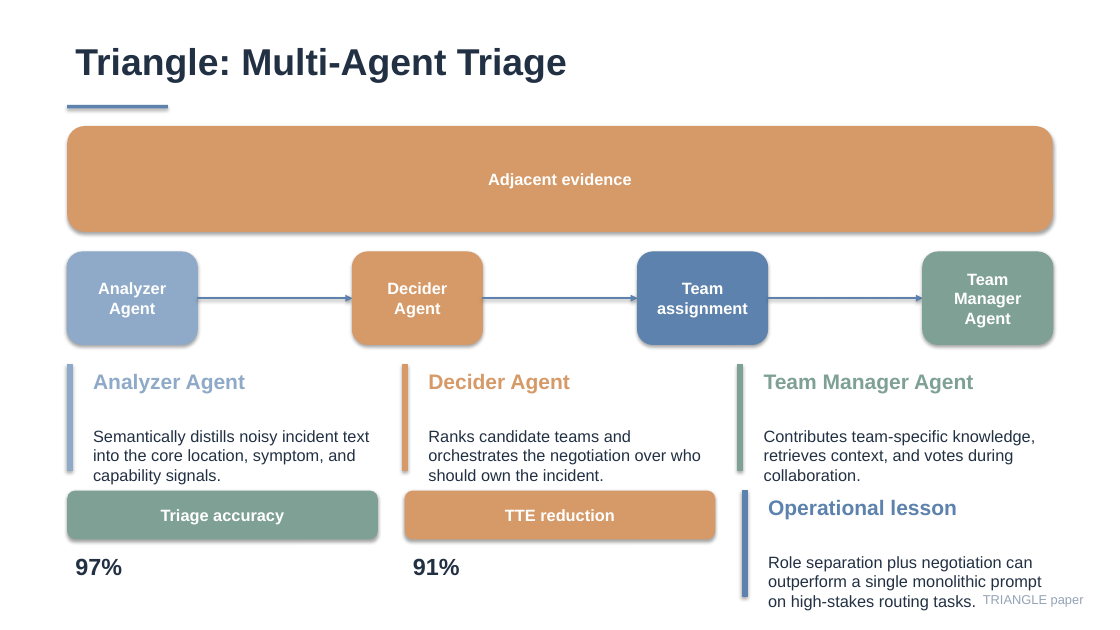
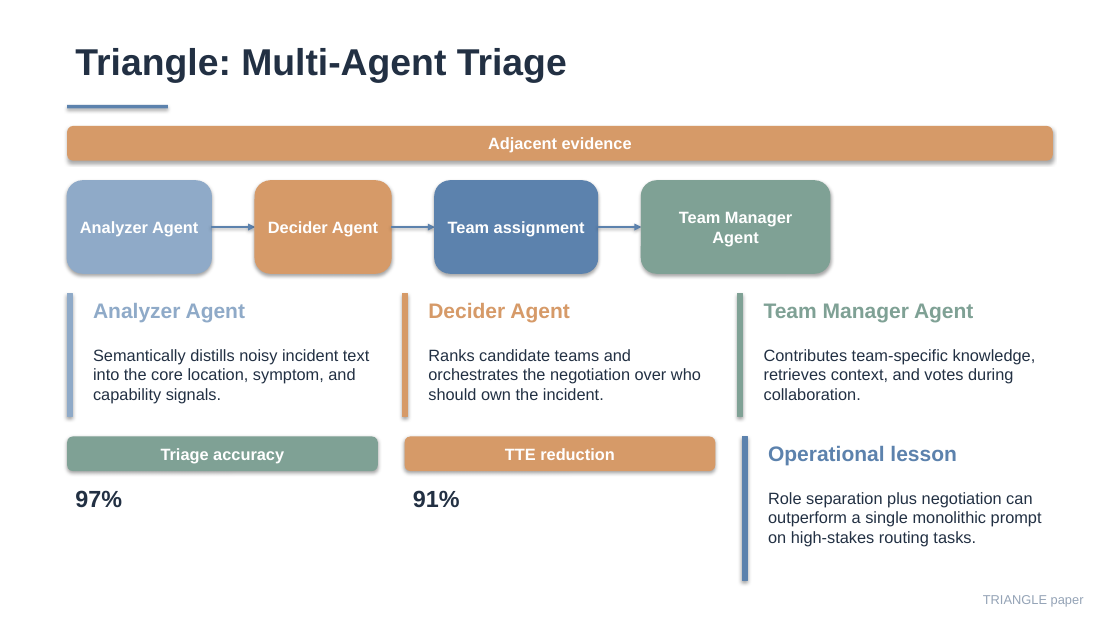
Before and after one commit to Lincyaw/paperops, a slide deck: slide 15 of examples/self-intro/diagnostic_world_model.pptx. Drawn at 1120x630 pixels with LibreOffice and Linux fonts; fonts in the diff are those of the drawing. Boxes give left, top, right and bottom in pixels: in the first picture for what was removed or moved away, otherwise in the second. Text is boxed around its words. In the diff, an @@ line names an element or a change of style, - is before the commit and + after.

Commit message:
Fix slide layout sizing and preview wrapping

```diff
--- a/examples/self-intro/diagnostic_world_model.pptx
+++ b/examples/self-intro/diagnostic_world_model.pptx
@@ rounded rectangle "Adjacent evidence": place and size @@
-rounded rectangle "Adjacent evidence" at [67,126,1053,232]
+rounded rectangle "Adjacent evidence" at [67,126,1053,160]
@@ rounded rectangle "Analyzer Agent": place and size @@
-rounded rectangle "Analyzer Agent" at [67,252,197,344]
+rounded rectangle "Analyzer Agent" at [67,181,212,273]
@@ rounded rectangle "Decider Agent": place and size @@
-rounded rectangle "Decider Agent" at [353,252,483,344]
+rounded rectangle "Decider Agent" at [255,181,392,273]
@@ rounded rectangle "Team assignment": place and size @@
-rounded rectangle "Team assignment" at [638,252,768,344]
+rounded rectangle "Team assignment" at [435,181,598,273]
@@ rounded rectangle "Team Manager Agent": place and size @@
-rounded rectangle "Team Manager Agent" at [923,252,1054,344]
+rounded rectangle "Team Manager Agent" at [641,181,829,273]
@@ arrow moved from (197, 298) - (353, 298) to (212, 227) - (255, 227) @@
@@ arrow moved from (482, 298) - (638, 298) to (392, 227) - (435, 227) @@
@@ arrow moved from (768, 298) - (923, 298) to (598, 227) - (641, 227) @@
@@ rectangle: place and size @@
-rectangle at [67,365,72,471]
+rectangle at [67,293,72,416]
@@ text "Analyzer Agent": place and size @@
-text "Analyzer Agent" at [93,374,245,394]
+text "Analyzer Agent" at [93,303,245,323]
@@ rectangle: place and size @@
-rectangle at [402,365,408,471]
+rectangle at [402,293,408,416]
@@ text "Decider Agent": place and size @@
-text "Decider Agent" at [428,374,569,394]
+text "Decider Agent" at [428,303,569,323]
@@ rectangle: place and size @@
-rectangle at [738,365,743,471]
+rectangle at [738,293,743,416]
@@ text "Team Manager Agent": place and size @@
-text "Team Manager Agent" at [764,374,973,394]
+text "Team Manager Agent" at [764,303,973,323]
@@ text "Semantically distills noisy incident text ...": place and size @@
-text "Semantically distills noisy incident text ..." at [93,430,369,485]
+text "Semantically distills noisy incident text ..." at [93,349,369,404]
@@ text "Ranks candidate teams and orchestrates ...": place and size @@
-text "Ranks candidate teams and orchestrates ..." at [428,430,701,481]
+text "Ranks candidate teams and orchestrates ..." at [428,349,701,400]
@@ text "Contributes team-specific knowledge, retrieves context, ...": place and size @@
-text "Contributes team-specific knowledge, retrieves context, ..." at [764,430,1036,481]
+text "Contributes team-specific knowledge, retrieves context, ..." at [764,349,1036,400]
@@ rounded rectangle "Triage accuracy": place and size @@
-rounded rectangle "Triage accuracy" at [67,491,378,539]
+rounded rectangle "Triage accuracy" at [67,437,378,471]
@@ rounded rectangle "TTE reduction": place and size @@
-rounded rectangle "TTE reduction" at [405,491,716,539]
+rounded rectangle "TTE reduction" at [405,437,716,471]
@@ rectangle: place and size @@
-rectangle at [743,491,748,597]
+rectangle at [743,437,748,581]
@@ text "Operational lesson": place and size @@
-text "Operational lesson" at [768,500,956,520]
+text "Operational lesson" at [768,446,956,466]
@@ text "97%": place and size @@
-text "97%" at [75,558,122,576]
+text "97%" at [75,490,122,508]
@@ text "91%": place and size @@
-text "91%" at [413,558,460,575]
+text "91%" at [413,490,460,507]
@@ text "Role separation plus negotiation can ...": place and size @@
-text "Role separation plus negotiation can ..." at [768,556,1042,611]
+text "Role separation plus negotiation can ..." at [768,492,1042,547]
```
Also in this commit, not shown: 19 other slides changed, 28 other files.
